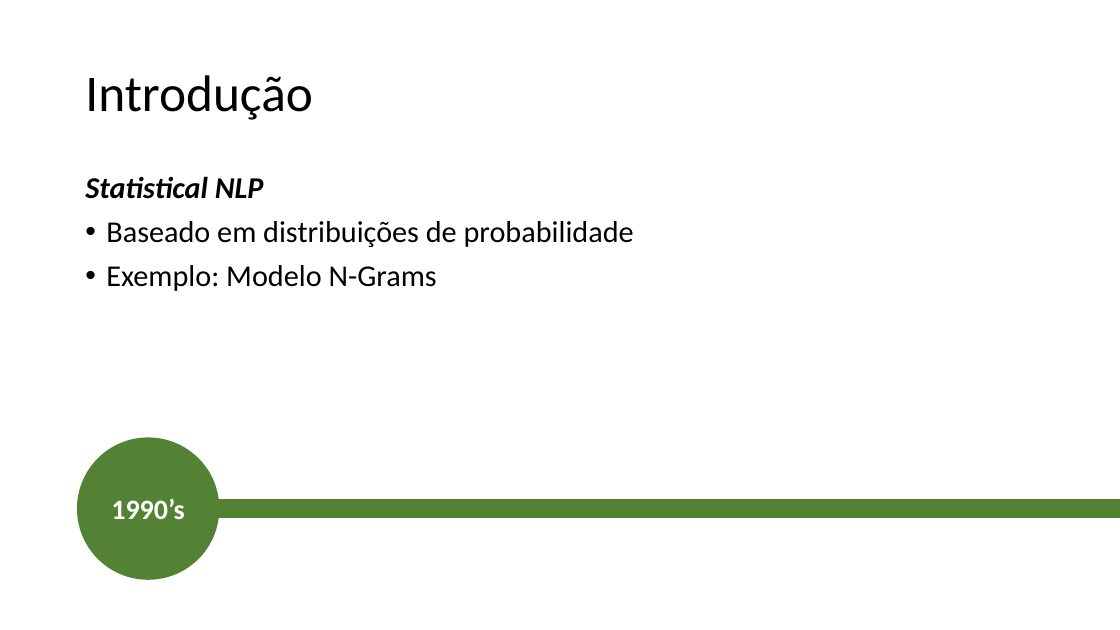
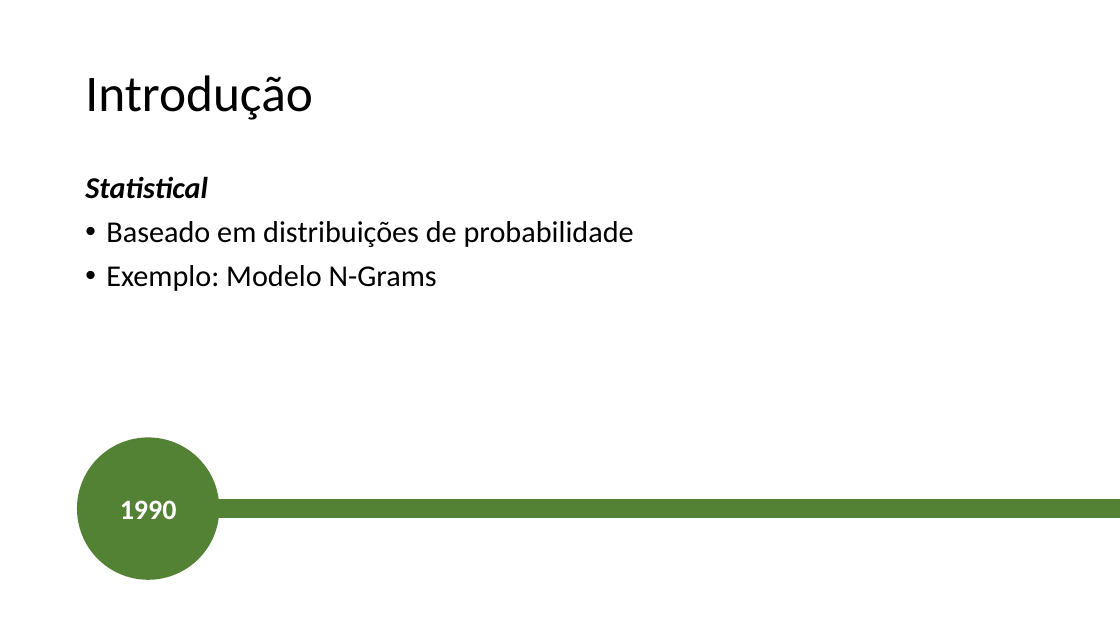
Before and after one commit to guerrato/guerrato_967_tp558, a slide deck: slide 6 of seminarios/ciclo 2/TP558_LoRA.pptx. Drawn at 1120x630 pixels with LibreOffice and Linux fonts; fonts in the diff are those of the drawing. Boxes give left, top, right and bottom in pixels: in the first picture for what was removed or moved away, otherwise in the second. Text is boxed around its words. In the diff, an @@ line names an element or a change of style, - is before the commit and + after.

```diff
--- a/seminarios/ciclo 2/TP558_LoRA.pptx
+++ b/seminarios/ciclo 2/TP558_LoRA.pptx
@@ text at (85, 176, 208, 199): text changed @@
-Statistical NLP
+Statistical
@@ text in ellipse at (120, 500, 177, 519): text changed @@
-1990’s
+1990
```
Also in this commit, not shown: 11 other slides changed, 8 slides added.
